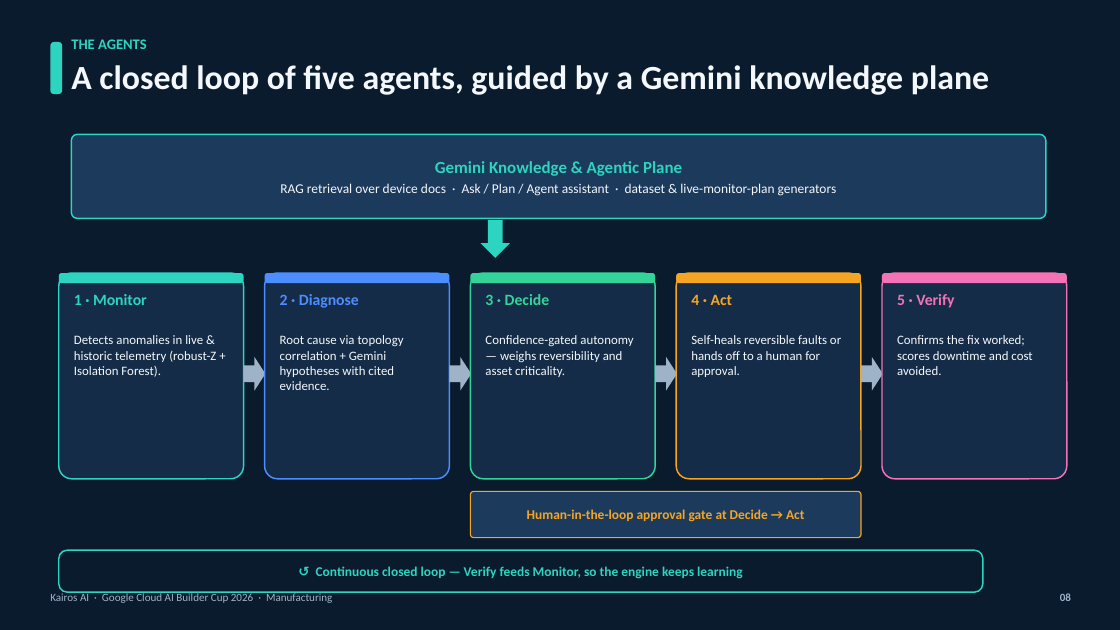
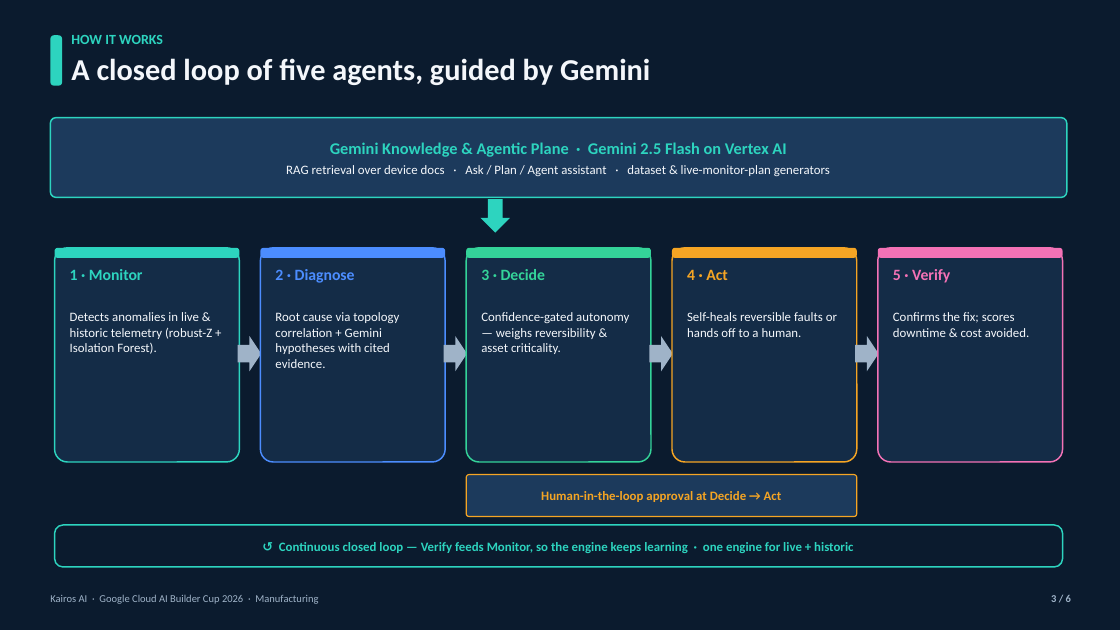
Before and after one commit to puneetpahuja-eaton/aegisops-ai-builder-cup, a slide deck: slide 3 of submission/Kairos-AI-Pitch-Deck.pptx (slide 8 before the commit). Drawn at 1120x630 pixels with LibreOffice and Linux fonts; fonts in the diff are those of the drawing. Boxes give left, top, right and bottom in pixels: in the first picture for what was removed or moved away, otherwise in the second. Text is boxed around its words. In the diff, an @@ line names an element or a change of style, - is before the commit and + after.

```diff
--- a/submission/Kairos-AI-Pitch-Deck.pptx
+++ b/submission/Kairos-AI-Pitch-Deck.pptx
@@ rounded rectangle moved from (x1=50, y1=42, x2=62, y2=94) to (x1=50, y1=35, x2=62, y2=86) @@
@@ text at (x1=71, y1=58, x2=650, y2=85): text changed; size 29 to 26 pt @@
-A closed loop of five agents, guided by a Gemini knowledge plane
+A closed loop of five agents, guided by Gemini
@@ text removed at (x1=71, y1=39, x2=147, y2=49) @@
-THE AGENTS
@@ text added at (x1=71, y1=35, x2=163, y2=44), 12 pt, text #2DD4BF, bold @@
+HOW IT WORKS
@@ rounded rectangle "Gemini Knowledge & Agentic Plane ..." resized from (x1=71, y1=134, x2=1046, y2=218) to (x1=50, y1=118, x2=1067, y2=197) @@
@@ text in rounded rectangle at (x1=330, y1=142, x2=786, y2=157): text changed; size 14.5 to 14 pt @@
-Gemini Knowledge & Agentic Plane
+Gemini Knowledge & Agentic Plane · Gemini 2.5 Flash on Vertex AI
@@ text in rounded rectangle at (x1=286, y1=165, x2=830, y2=176): size 11.5 to 11 pt in "RAG retrieval over device docs · Ask ..." @@
@@ down arrow resized from (x1=481, y1=220, x2=510, y2=258) to (x1=481, y1=199, x2=510, y2=233) @@
@@ rounded rectangle resized from (x1=59, y1=273, x2=244, y2=479) to (x1=55, y1=248, x2=239, y2=462) @@
@@ rounded rectangle resized from (x1=265, y1=273, x2=450, y2=479) to (x1=260, y1=248, x2=445, y2=462) @@
@@ rounded rectangle resized from (x1=471, y1=273, x2=655, y2=479) to (x1=466, y1=248, x2=651, y2=462) @@
@@ rounded rectangle resized from (x1=676, y1=273, x2=861, y2=479) to (x1=672, y1=248, x2=857, y2=462) @@
@@ 5 texts, 5 rounded rectangles moved together from (x1=59, y1=273, x2=1067, y2=308) to (x1=55, y1=248, x2=1063, y2=283) @@
@@ rounded rectangle resized from (x1=882, y1=273, x2=1067, y2=479) to (x1=878, y1=248, x2=1063, y2=462) @@
@@ text "Detects anomalies in live & ..." moved from (x1=74, y1=335, x2=216, y2=377) to (x1=70, y1=312, x2=212, y2=354) @@
@@ text "Root cause via topology correlation ..." moved from (x1=280, y1=335, x2=404, y2=390) to (x1=275, y1=312, x2=399, y2=368) @@
@@ text at (x1=481, y1=312, x2=629, y2=354): text changed @@
-Confidence-gated autonomy — weighs reversibility and asset criticality.
+Confidence-gated autonomy — weighs reversibility & asset criticality.
@@ text at (x1=687, y1=312, x2=837, y2=337): text changed @@
-Self-heals reversible faults or hands off to a human for approval.
+Self-heals reversible faults or hands off to a human.
@@ text at (x1=893, y1=312, x2=1030, y2=337): text changed @@
-Confirms the fix worked; scores downtime and cost avoided.
+Confirms the fix; scores downtime & cost avoided.
@@ 4 right arrows moved together from (x1=244, y1=357, x2=883, y2=391) to (x1=238, y1=336, x2=879, y2=371) @@
@@ rounded rectangle "Human-in-the-loop approval at Decide → ..." resized from (x1=471, y1=492, x2=861, y2=538) to (x1=466, y1=475, x2=857, y2=517) @@
@@ text in rounded rectangle at (x1=541, y1=491, x2=782, y2=502): text changed; size 11.5 to 11 pt @@
-Human-in-the-loop approval gate at Decide → Act
+Human-in-the-loop approval at Decide → Act
@@ rounded rectangle "↺ Continuous closed loop — ..." resized from (x1=59, y1=550, x2=983, y2=592) to (x1=55, y1=525, x2=1063, y2=567) @@
@@ text in rounded rectangle at (x1=279, y1=542, x2=853, y2=553): text changed; size 11.5 to 11 pt @@
-↺ Continuous closed loop — Verify feeds Monitor, so the engine keeps learning
+↺ Continuous closed loop — Verify feeds Monitor, so the engine keeps learning · one engine for live + historic
@@ text "Kairos AI · Google Cloud ..." at (x1=50, y1=595, x2=318, y2=604): size 9.5 to 9 pt @@
@@ text at (x1=1051, y1=595, x2=1071, y2=602): text changed; size 9.5 to 9 pt @@
-08
+3 / 6
```
Also in this commit, not shown: 2 other slides changed, 3 slides added, 9 slides removed, 2 other files.
